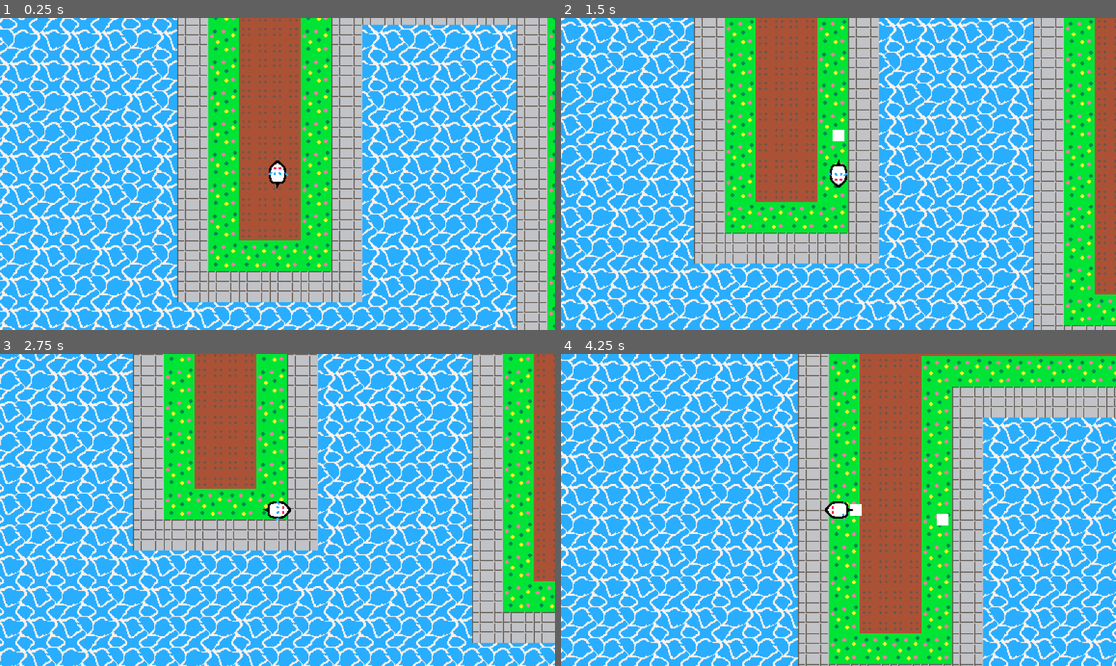
Above: before the commit, frames 1-4 (two rows, left to right).
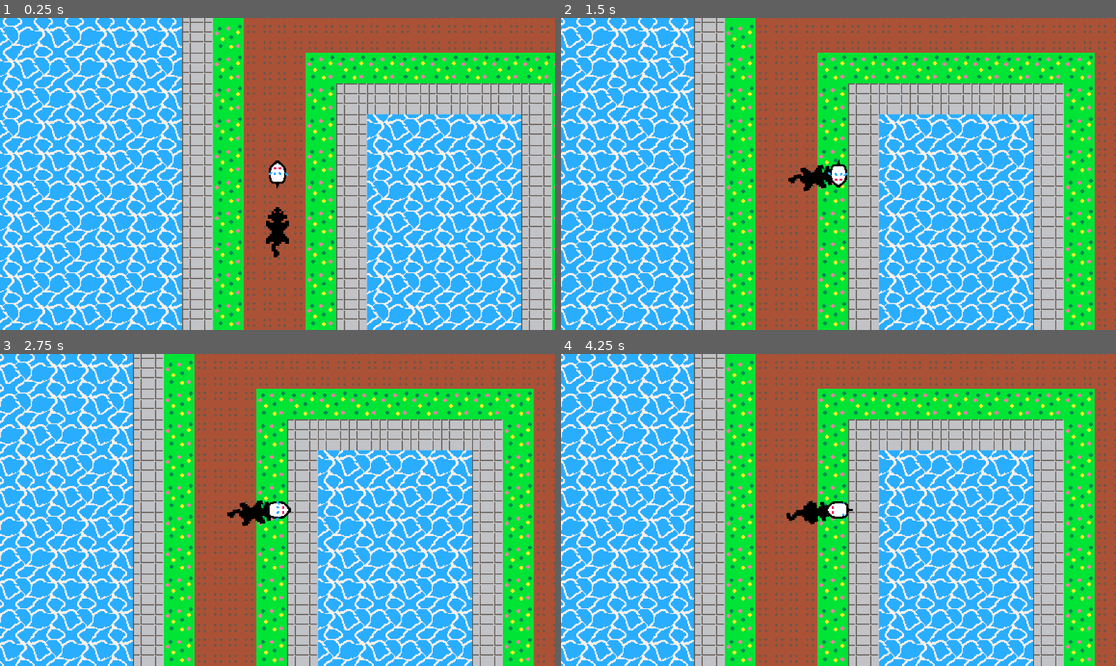
Above: after the commit, the same moments.

Repository: manoelcl/Pawpursuit
Game: Godot game, scene res://scenes/scene.tscn
Two runs of this game, one before a commit and one after it. Both use one fixed random seed, a clock stepped at 60 frames per second and the inputs below.
Inputs:
- Up to frame 1 (0.25 s): no input
- Up to frame 2 (1.5 s): hold Right (ui_right) 0.53-1.28 s; hold Down (ui_down) from 1.28 s (still down)
- Up to frame 3 (2.75 s): release Down (ui_down) at 2.03 s; hold Right (ui_right) from 2.03 s (still down)
- Up to frame 4 (4.25 s): release Right (ui_right) at 2.78 s; hold Up (ui_up) 2.78-3.53 s; hold Left (ui_left) from 3.53 s (still down)

The runs differ from the first frame. In frame 1, 53% of the frame differs, in the area x 0-100%, y 0-100%; in frame 2, 52%; in frame 3, 57%; in frame 4, 79%.

Commit message:
nuevos sprites
sprite para interfaz y cambios en el del gato.

Diff:
--- a/scenes/scene.tscn
+++ b/scenes/scene.tscn
@@ -34,14 +34,15 @@
 
 [node name="Player" parent="." instance=ExtResource("1_bl25o")]
 z_index = 100
-position = Vector2(584, 347)
+position = Vector2(579, 254)
 
 [node name="Camera2D" type="Camera2D" parent="Player"]
 zoom = Vector2(2, 2)
 script = ExtResource("2_key0g")
 
 [node name="CAT" parent="." instance=ExtResource("2_6p3hb")]
-position = Vector2(400, 249)
+z_index = 1
+position = Vector2(579, 356)
 scale = Vector2(2, 2)
 
 [node name="TileMap" type="TileMap" parent="."]
Binary file added: sprites/button-Sheet.png
Not shown, added: sprites/button-Sheet.png.import
Binary file changed: sprites/cat-Sheet.png
Binary file added: sprites/gameover.png
Not shown, added: sprites/gameover.png.import
